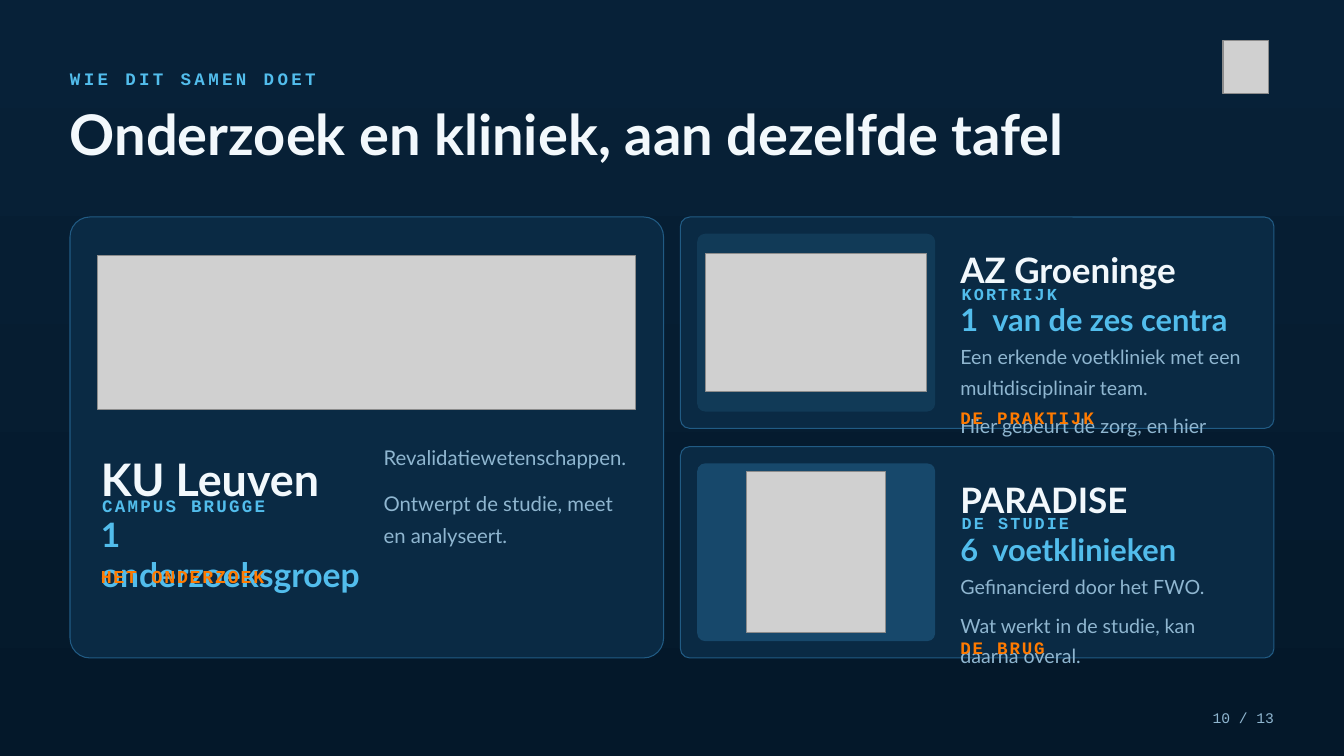
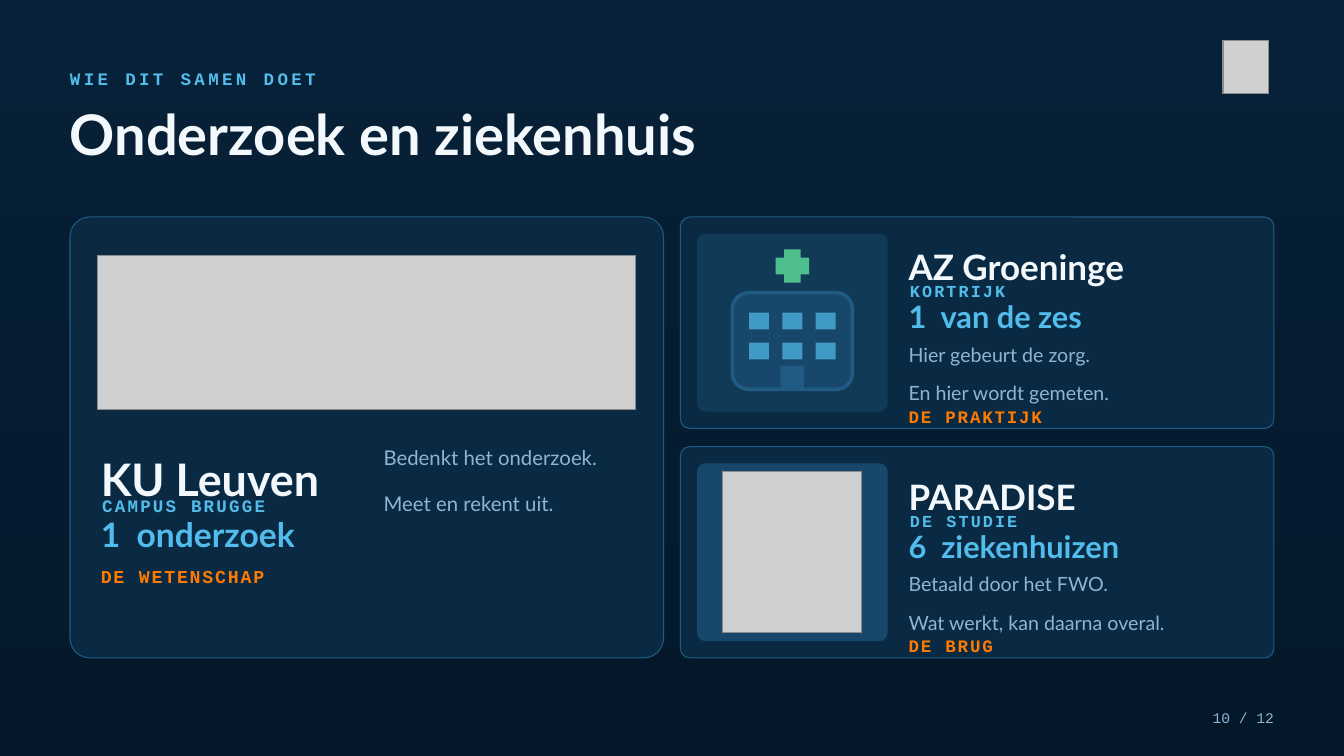
Before and after one commit to Dellfs/paradise-project, a slide deck: slide 10 of PARADISE_presentatie/PARADISE_kortrijk_kerngezond.pptx. Drawn at 1344x756 pixels with LibreOffice and Linux fonts; fonts in the diff are those of the drawing; grey boxes stand for pictures. Boxes give left, top, right and bottom in pixels: in the first picture for what was removed or moved away, otherwise in the second. Text is boxed around its words. In the diff, an @@ line names an element or a change of style, - is before the commit and + after.

```diff
--- a/PARADISE_presentatie/PARADISE_kortrijk_kerngezond.pptx
+++ b/PARADISE_presentatie/PARADISE_kortrijk_kerngezond.pptx
@@ text at [70, 113, 696, 156]: text changed @@
-Onderzoek en kliniek, aan dezelfde tafel
+Onderzoek en ziekenhuis
@@ rounded rectangle: place and size @@
-rounded rectangle at [698, 234, 936, 411]
+rounded rectangle at [698, 234, 888, 411]
@@ text "AZ Groeninge": place and size @@
-text "AZ Groeninge" at [960, 257, 1175, 290]
+text "AZ Groeninge" at [909, 254, 1123, 287]
@@ picture removed at [706, 254, 927, 392] @@
@@ plus added at [776, 249, 810, 282], fill #4FC08D @@
@@ rounded rectangle added at [733, 292, 853, 389], fill #17486B, outline #215B84 2.5 pt @@
@@ text "KORTRIJK": place and size @@
-text "KORTRIJK" at [962, 289, 1057, 300]
+text "KORTRIJK" at [910, 286, 1005, 297]
@@ rectangle added at [749, 313, 769, 330], fill #52BDEC at 70% opacity @@
@@ rectangle added at [782, 313, 803, 330], fill #52BDEC at 70% opacity @@
@@ rectangle added at [816, 313, 836, 330], fill #52BDEC at 70% opacity @@
@@ text at [909, 305, 1082, 328]: text changed @@
-1 van de zes centra
+1 van de zes
@@ rectangle added at [749, 343, 769, 360], fill #52BDEC at 70% opacity @@
@@ rectangle added at [782, 343, 803, 360], fill #52BDEC at 70% opacity @@
@@ rectangle added at [816, 343, 836, 360], fill #52BDEC at 70% opacity @@
@@ text at [909, 347, 1109, 404]: text changed @@
-Een erkende voetkliniek met een multidisciplinair team.
-Hier gebeurt de zorg, en hier wordt gemeten.
+Hier gebeurt de zorg.
+En hier wordt gemeten.
@@ rectangle added at [781, 366, 805, 389], fill #215B84 @@
@@ text "DE PRAKTIJK": place and size @@
-text "DE PRAKTIJK" at [960, 412, 1094, 430]
+text "DE PRAKTIJK" at [909, 411, 1042, 429]
@@ text at [384, 450, 597, 511]: text changed @@
-Revalidatiewetenschappen.
-Ontwerpt de studie, meet en analyseert.
+Bedenkt het onderzoek.
+Meet en rekent uit.
@@ rounded rectangle: place and size @@
-rounded rectangle at [698, 464, 936, 641]
+rounded rectangle at [698, 464, 888, 641]
@@ picture: place and size @@
-picture at [747, 472, 886, 633]
+picture at [723, 472, 862, 633]
@@ text "PARADISE": place and size @@
-text "PARADISE" at [960, 487, 1127, 519]
+text "PARADISE" at [909, 484, 1076, 517]
@@ text "DE STUDIE": place and size @@
-text "DE STUDIE" at [962, 518, 1069, 529]
+text "DE STUDIE" at [910, 516, 1017, 527]
@@ text at [101, 522, 295, 547]: text changed @@
-1 onderzoeksgroep
+1 onderzoek
@@ text at [909, 535, 1119, 558]: text changed @@
-6 voetklinieken
+6 ziekenhuizen
@@ text at [101, 571, 264, 583]: text changed @@
-HET ONDERZOEK
+DE WETENSCHAP
@@ text at [909, 576, 1164, 633]: text changed @@
-Gefinancierd door het FWO.
-Wat werkt in de studie, kan daarna overal.
+Betaald door het FWO.
+Wat werkt, kan daarna overal.
@@ text "DE BRUG": place and size @@
-text "DE BRUG" at [960, 642, 1044, 660]
+text "DE BRUG" at [909, 640, 992, 658]
@@ text at [1213, 713, 1274, 723]: text changed @@
-10 / 13
+10 / 12
```
Also in this commit, not shown: 8 other slides changed, 3 slides added, 4 slides removed, 13 other files.
